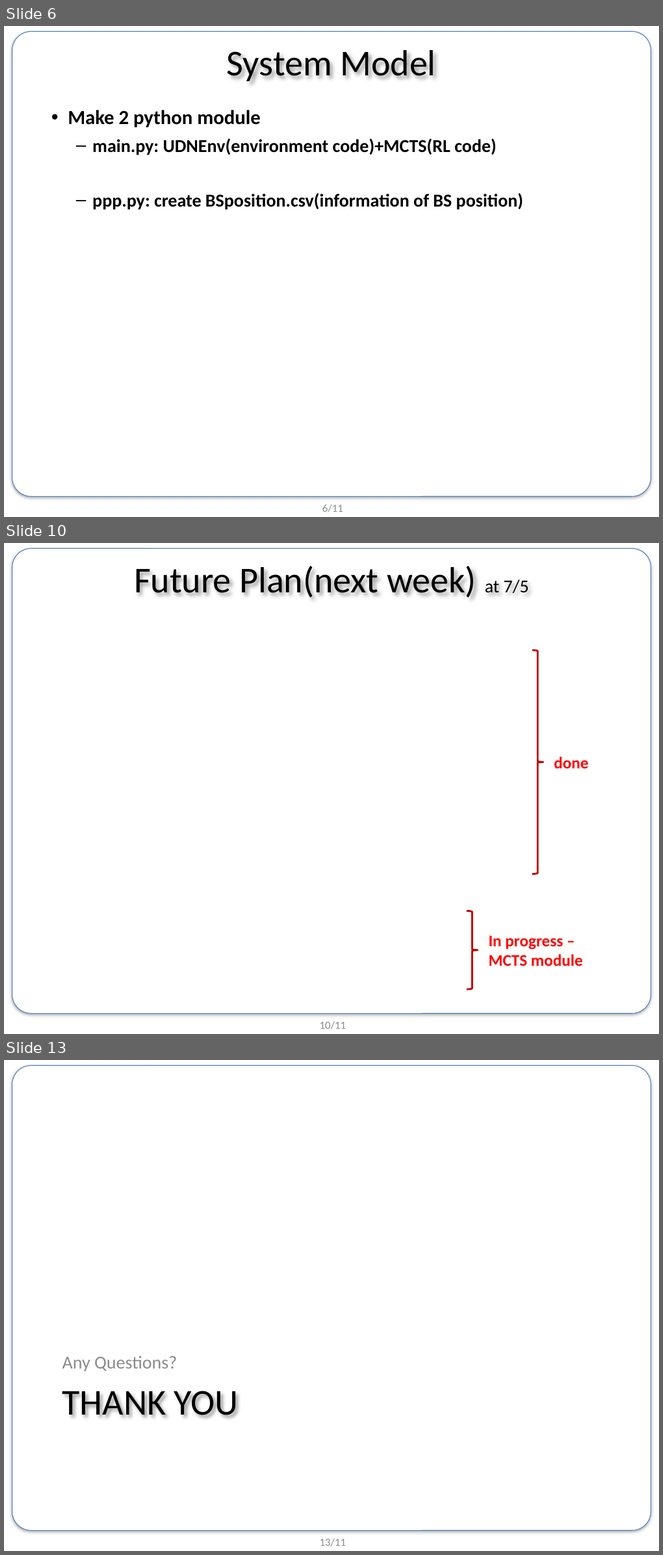
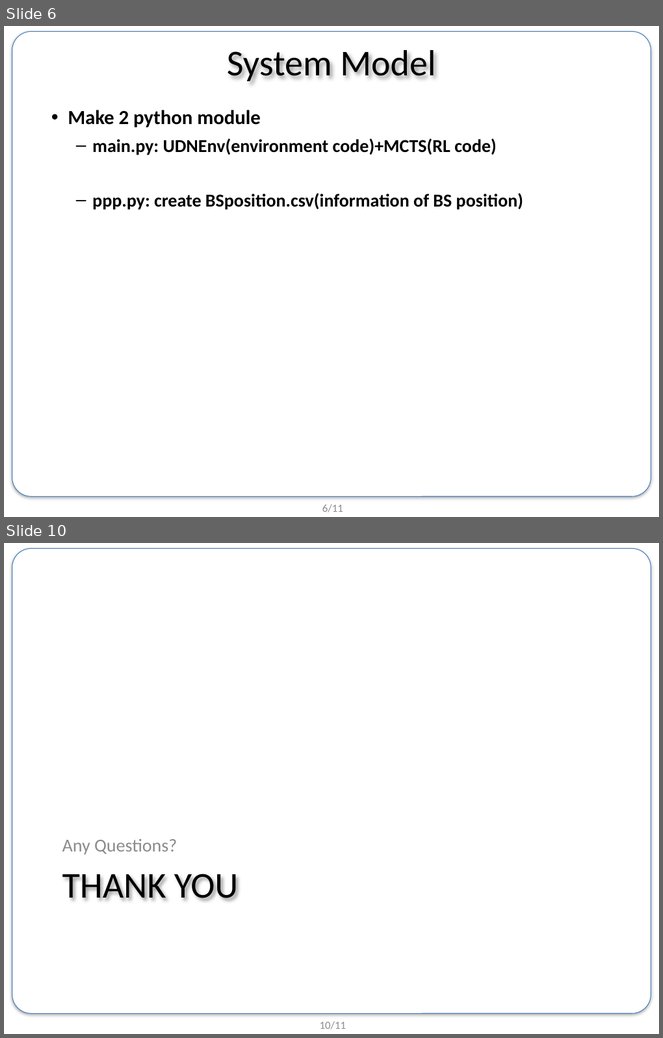
Before and after one commit to BongSangKim/UGRP, a slide deck: Survey meeting/0719 survey/190719 UGRP 발표자료.pptx. Shown one above the other, each under a label of ours: slides 6, 10 and 13 before the commit, slides 6 and 10 after it; the slides between them are not shown. The pictures are 663x1555 and 663x1038 pixels, drawn with LibreOffice and Linux fonts; fonts in the diff are those of the drawing; grey boxes stand for pictures; background and template pictures are left out. Boxes give left, top, right and bottom in pixels: in the first picture for what was removed or moved away, otherwise in the second. Text is boxed around its words. In the diff, an @@ line names an element or a change of style, - is before the commit and + after.

```diff
--- a/Survey meeting/0719 survey/190719 UGRP 발표자료.pptx
+++ b/Survey meeting/0719 survey/190719 UGRP 발표자료.pptx
@@ slide 10 removed at [4,543,659,1034], background #FFFFFF; not listed: 2 template elements that a slide beside it also shows @@
@@ title removed at [134,566,529,598] @@
-Future Plan(next week) at 7/5
@@ right brace removed at [532,650,544,875] @@
@@ text removed at [554,757,588,769] @@
-done
@@ right brace removed at [467,911,478,990] @@
@@ text removed at [489,936,583,967] @@
-In progress – MCTS module
@@ what was slide 13 is now slide 10 @@
@@ page number at [320,1021,346,1030]: text changed @@
-13/11
+10/11
```
Also in this commit, not shown: 3 slides changed, 2 slides added, 4 other slides removed, 2 other files.
